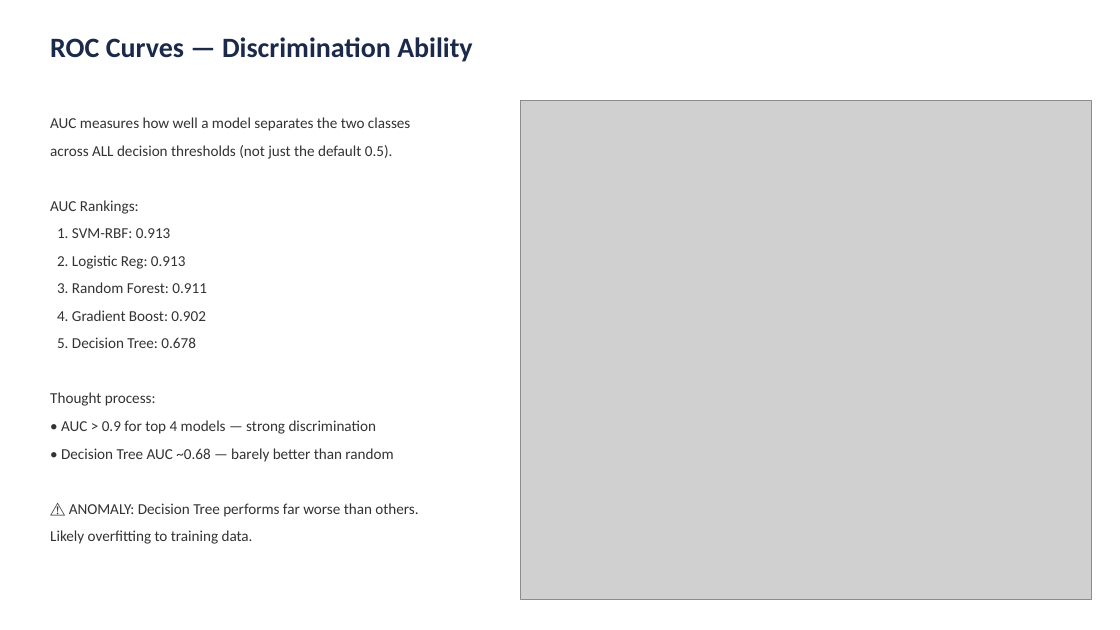
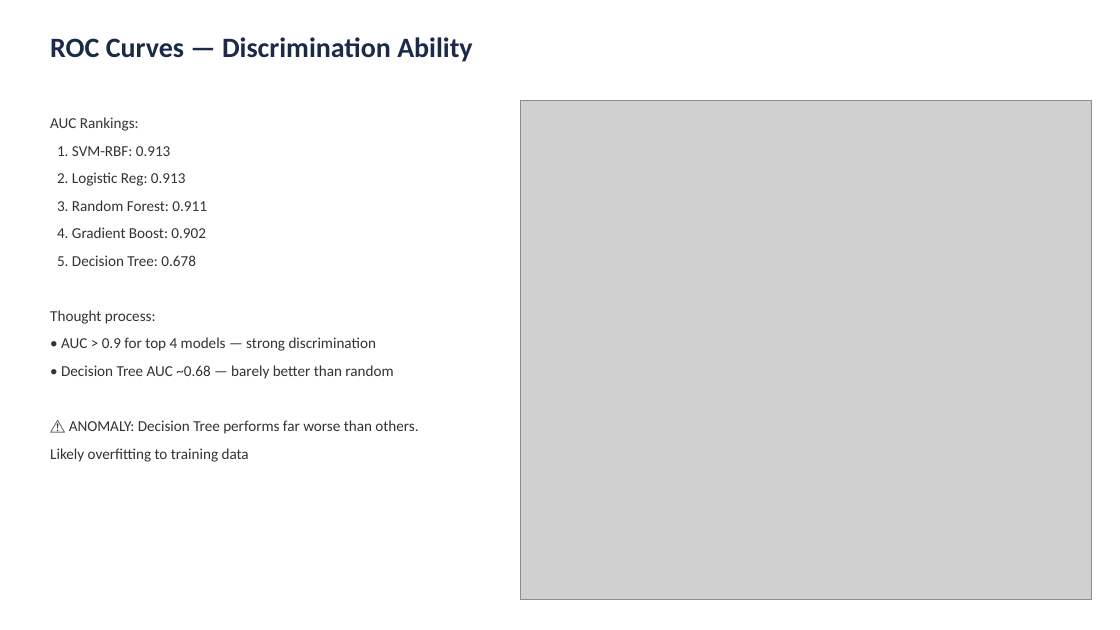
Before and after one commit to savnaysin/SEIS763-01-class, a slide deck: slide 4 of project/Q1_Burnout_Analysis.pptx (slide 8 before the commit). Drawn at 1120x630 pixels with LibreOffice and Linux fonts; fonts in the diff are those of the drawing; grey boxes stand for pictures. Boxes give left, top, right and bottom in pixels: in the first picture for what was removed or moved away, otherwise in the second. Text is boxed around its words. In the diff, an @@ line names an element or a change of style, - is before the commit and + after.

```diff
--- a/project/Q1_Burnout_Analysis.pptx
+++ b/project/Q1_Burnout_Analysis.pptx
@@ text at <box>50,117,410,159</box>: paragraphs removed @@
-AUC measures how well a model separates the two classes
-across ALL decision thresholds (not just the default 0.5).
@@ text at <box>50,448,249,462</box>: text changed @@
-Likely overfitting to training data.
+Likely overfitting to training data
```
Also in this commit, not shown: 5 other slides changed, 1 slide added, 4 slides removed.
